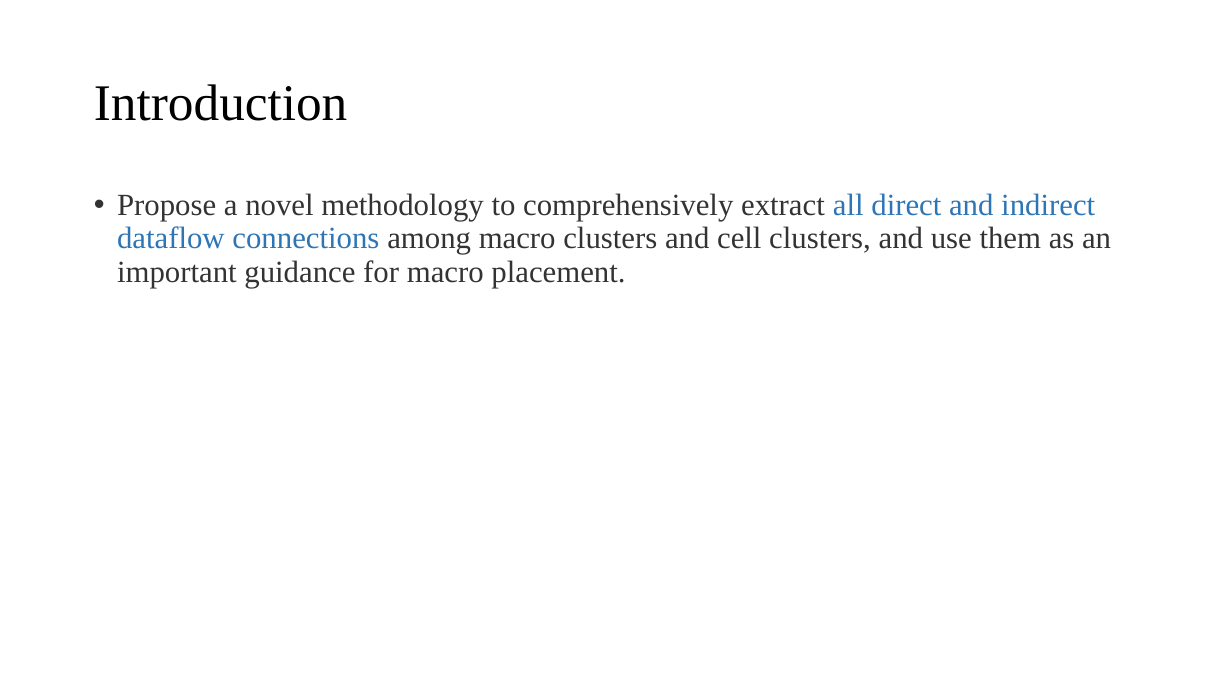
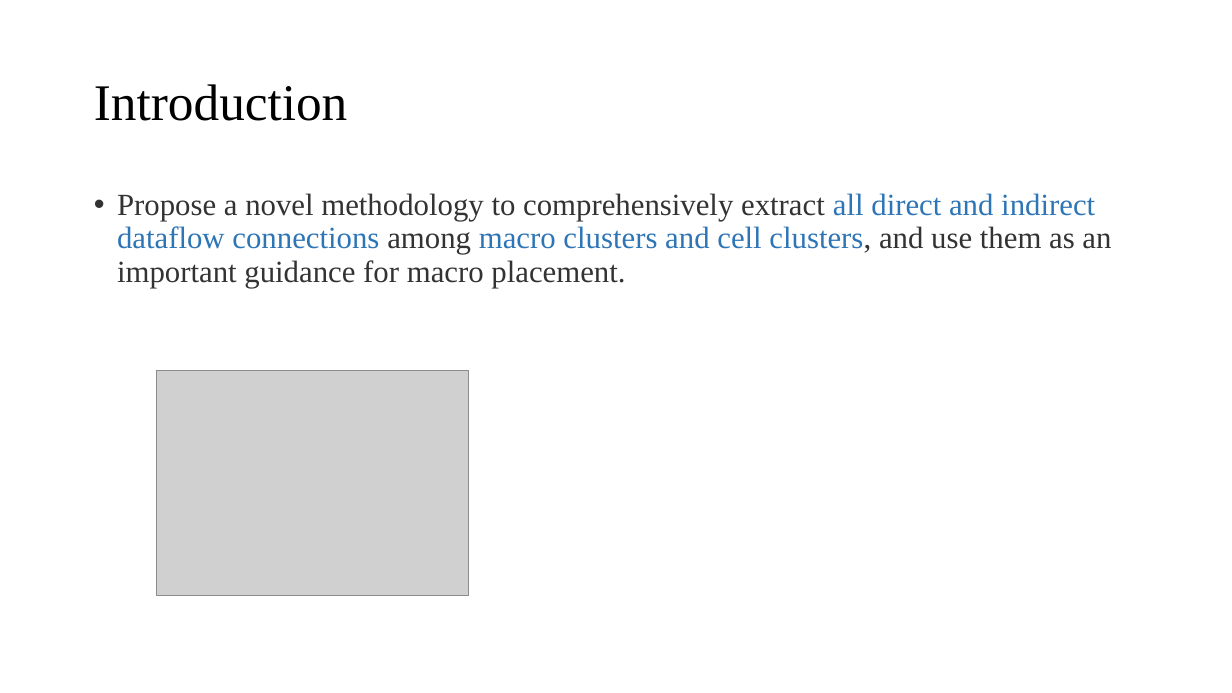
Before and after one commit to demon02130101/Lab, a slide deck: slide 7 of PPT/Standard Cell Do Matter.pptx. Drawn at 1232x693 pixels with LibreOffice and Linux fonts; fonts in the diff are those of the drawing; grey boxes stand for pictures. Boxes give left, top, right and bottom in pixels: in the first picture for what was removed or moved away, otherwise in the second. Text is boxed around its words. In the diff, an @@ line names an element or a change of style, - is before the commit and + after.

```diff
--- a/PPT/Standard Cell Do Matter.pptx
+++ b/PPT/Standard Cell Do Matter.pptx
@@ text "Propose a novel methodology to ..." at <box>117,193,1111,288</box>: text colour #333333 to #2E75B6 in "macro clusters and cell clusters," @@
@@ picture added at <box>156,371,468,595</box> @@
```
Also in this commit, not shown: 2 other slides changed, 1 other file.
